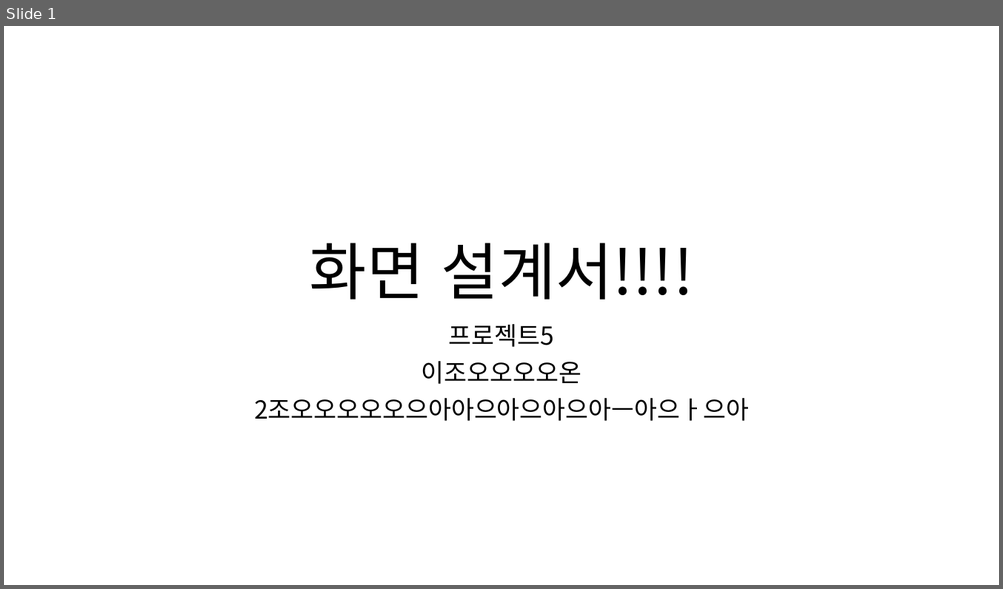
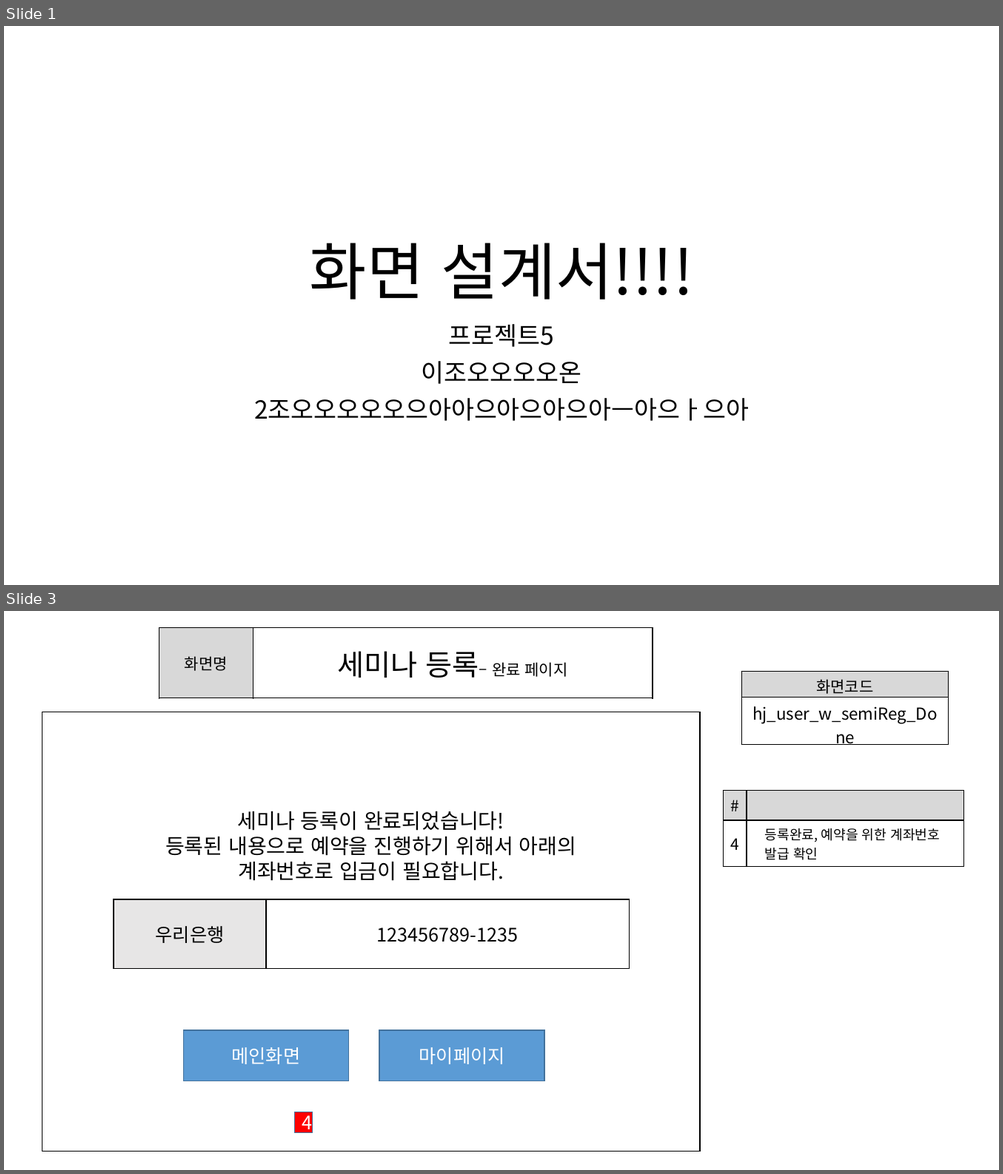
Before and after one commit to ezenteam2/e-Zone, a slide deck: 0 발표용 파워포인트/0403 1차발표/0403 project05 - 파워포인트 - 형준.pptx. Shown one above the other, each under a label of ours: slide 1 before the commit, slides 1 and 3 after it; the slides between them are not shown. The pictures are 1003x589 and 1003x1174 pixels, drawn with LibreOffice and Linux fonts; fonts in the diff are those of the drawing. Boxes give left, top, right and bottom in pixels: in the first picture for what was removed or moved away, otherwise in the second. Text is boxed around its words. In the diff, an @@ line names an element or a change of style, - is before the commit and + after.

```diff
--- a/0 발표용 파워포인트/0403 1차발표/0403 project05 - 파워포인트 - 형준.pptx
+++ b/0 발표용 파워포인트/0403 1차발표/0403 project05 - 파워포인트 - 형준.pptx
@@ slide 3 added at (4,611,999,1170), background #FFFFFF @@
@@ table added at (159,627,652,698), 1 rows, 2 columns @@
+화면명 | 세미나 등록– 완료 페이지
@@ table added at (741,672,948,726), 2 rows, 1 columns @@
+화면코드
+hj_user_w_semiReg_Done
@@ rectangle added at (42,712,700,1151), outline #000000 1 pt @@
@@ table added at (723,791,964,863), 2 rows, 2 columns @@
+# | 
+4 | 등록완료, 예약을 위한 계좌번호 발급 확인
@@ text added at (165,811,576,881), 20 pt, text #000000 @@
+세미나 등록이 완료되었습니다!
+등록된 내용으로 예약을 진행하기 위해서 아래의 계좌번호로 입금이 필요합니다.
@@ rectangle added at (114,900,266,969), fill #E7E6E6, outline #000000 1 pt, 18 pt, text #000000 @@
+우리은행
@@ rectangle added at (266,900,629,969), outline #000000 1 pt, 18 pt, text #000000 @@
+123456789-1235
@@ rectangle added at (184,1031,349,1081), fill #5B9BD5, outline #43739E 1 pt, 18 pt, text #FFFFFF @@
+메인화면
@@ rectangle added at (379,1031,544,1081), fill #5B9BD5, outline #43739E 1 pt, 18 pt, text #FFFFFF @@
+마이페이지
@@ rectangle added at (294,1113,312,1133), fill #FF0000, outline #43739E 1 pt, 18 pt, text #FFFFFF @@
+4
```
Also in this commit, not shown: 7 other slides added, 3 other files.
